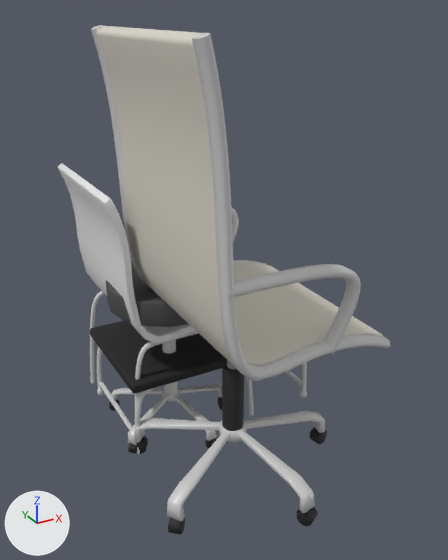
A saved change to the FBX model ECOE sim/Assets/Art/Environment/Furniture_Seating.fbx.
Rendered twice from a camera (50 mm lens) standing at (-0.496, -1.455, 1.236) and looking at (0.278, -0.048, 0.533). Every picture has the same lights, and +X, +Y and +Z are marked at lower left. The first picture is the older version. The same objects are shown in both versions, whatever each file hides. Where no turn or scale is listed for an object, it has been applied to the vertices. Vertices at exactly the same position are counted once.

The first picture shows 'ChairCircularClinic', 'ChairDesktop', 'ChairWoodPatient', 'StepChair'.
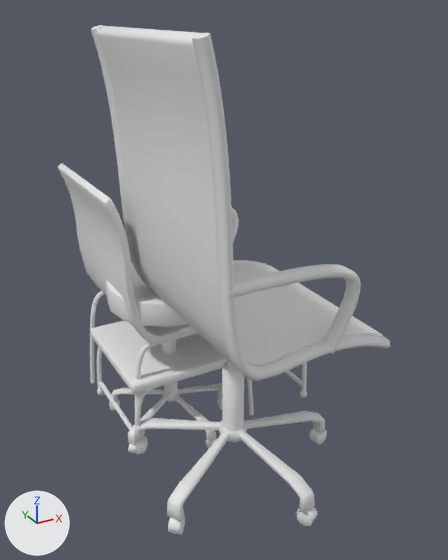
The change, as a list of edits to the scene's bpy script:
```text
Change me_circle_002:
    where me_circle_002.from_pydata(...)  # 1821 vertices, 1920 faces; spans x -0.021..0.392, y -0.102..0.319, z -0.002..0.501
    used by ob_chaircircularclinic; location = (0.0, 0.0, 0.0)
    me_circle_002 part 1: all 500 faces that had it switch from mat_m_metal_chrome (light grey #d1d1d1) to no material
    me_circle_002 part 2: all 110 faces that had it switch from mat_m_fabric_chair (dark grey #4a4a4a) to no material
    me_circle_002 part 3: all 1310 faces that had it switch from mat_m_plastic_black (black #1e1e1e) to no material
Change me_cube_010:
    where me_cube_010.from_pydata(...)  # 3436 vertices, 3520 faces; spans x -0.046..0.547, y -0.497..0.105, z -0.003..1.198
    used by ob_chairdesktop; location = (0.0, 0.0, 0.0)
    me_cube_010 part 6: all 1380 faces that had it switch from mat_m_plastic_black (black #1e1e1e) to no material
    me_cube_010 part 7: all 1854 faces that had it switch from mat_m_metal_chrome (light grey #d1d1d1) to no material
    me_cube_010 part 8: all 16 faces that had it switch from mat_m_metal_brushed (grey #a0a0a0) to no material
    me_cube_010 part 9: all 270 faces that had it switch from mat_m_chair_cloth (light grey #d7d2c7) to no material
Change me_cube_002:
    where me_cube_002.from_pydata(...)  # 1616 vertices, 1590 faces; spans x -0.003..0.634, y -0.018..0.382, z -0.001..0.252
    used by ob_stepchair; location = (0.0, 0.0, 0.0)
    me_cube_002 part 4: all 1536 faces that had it switch from mat_m_metal_chrome (light grey #d1d1d1) to no material
    me_cube_002 part 5: all 54 faces that had it switch from mat_m_rubber_black (black #1a1a1a) to no material
```

What differs and where, as boxes [x1, y1, x2, y2] in the pictures (448 x 560 px):
part 1 of me_circle_002, recoloured
    both: [111, 340, 220, 445]
part 2 of me_circle_002, recoloured (dark grey to white)
    both: [106, 262, 188, 327]
part 3 of me_circle_002, recoloured
    both: [109, 399, 217, 453]
part 4 of me_cube_002, recoloured
    both: [97, 346, 307, 454]
part 5 of me_cube_002, recoloured (black to white)
    both: [90, 321, 227, 393]
part 6 of me_cube_010, recoloured
    both: [131, 362, 327, 534]
part 7 of me_cube_010, recoloured
    both: [91, 25, 390, 522]
part 8 of me_cube_010, recoloured
    both: [227, 360, 236, 369]
part 9 of me_cube_010, recoloured (light grey to white)
    both: [96, 26, 383, 367]
